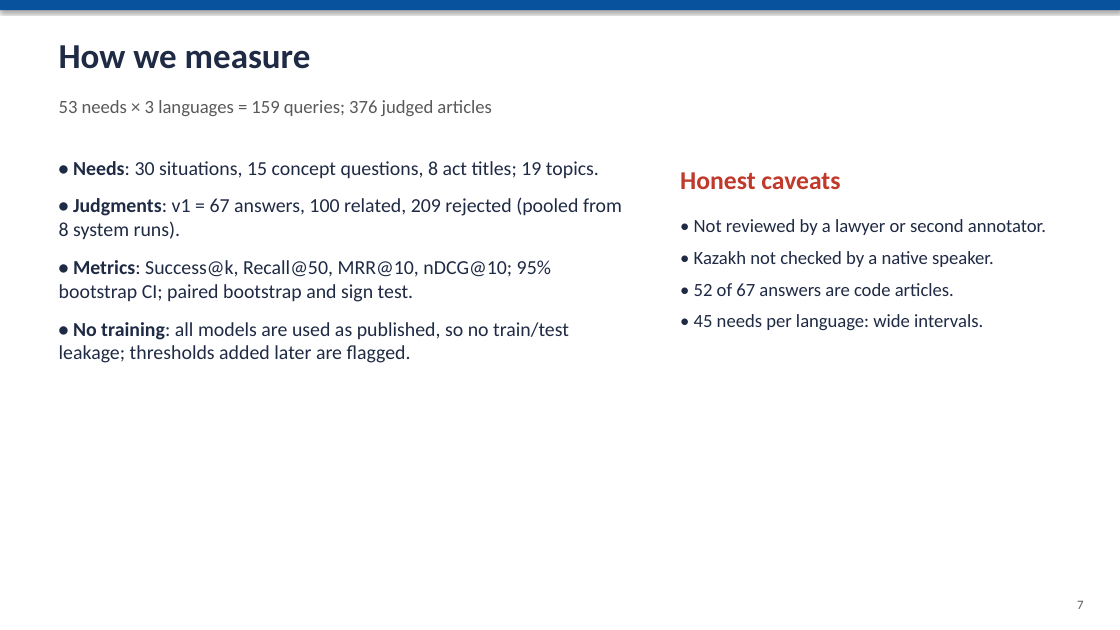
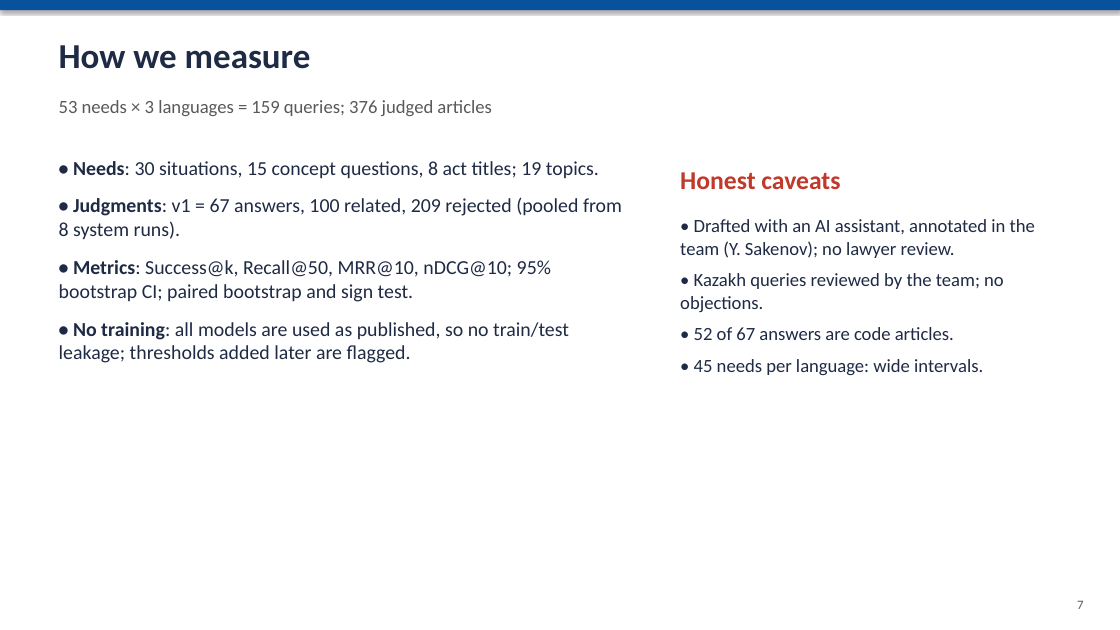
Before and after one commit to Alishershayakhmetov/legal_search, a slide deck: slide 7 of report/Presentation_Kazakh_Legal_Search_Engine.pptx. Drawn at 1120x630 pixels with LibreOffice and Linux fonts; fonts in the diff are those of the drawing. Boxes give left, top, right and bottom in pixels: in the first picture for what was removed or moved away, otherwise in the second. Text is boxed around its words. In the diff, an @@ line names an element or a change of style, - is before the commit and + after.

```diff
--- a/report/Presentation_Kazakh_Legal_Search_Engine.pptx
+++ b/report/Presentation_Kazakh_Legal_Search_Engine.pptx
@@ text at [680, 219, 1035, 312]: text changed @@
-• Not reviewed by a lawyer or second annotator.
-• Kazakh not checked by a native speaker.
+• Drafted with an AI assistant, annotated in the team (Y. Sakenov); no lawyer review.
+• Kazakh queries reviewed by the team; no objections.
```
Also in this commit, not shown: 8 other slides changed, 2 slides added, 19 other files.
